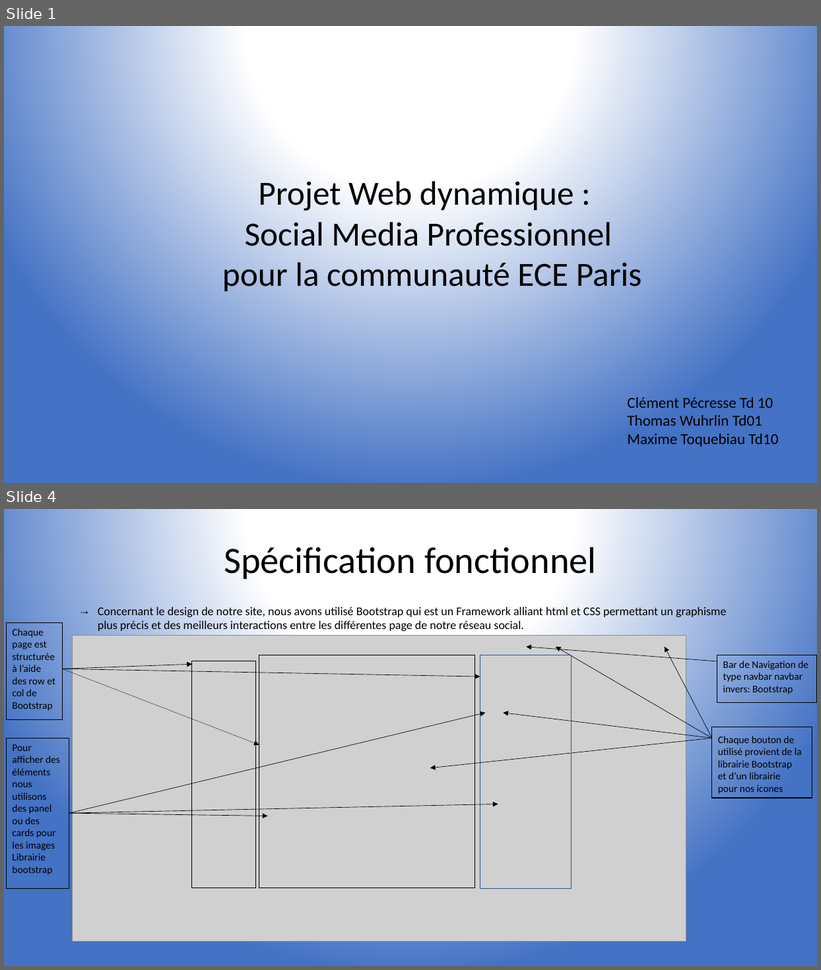
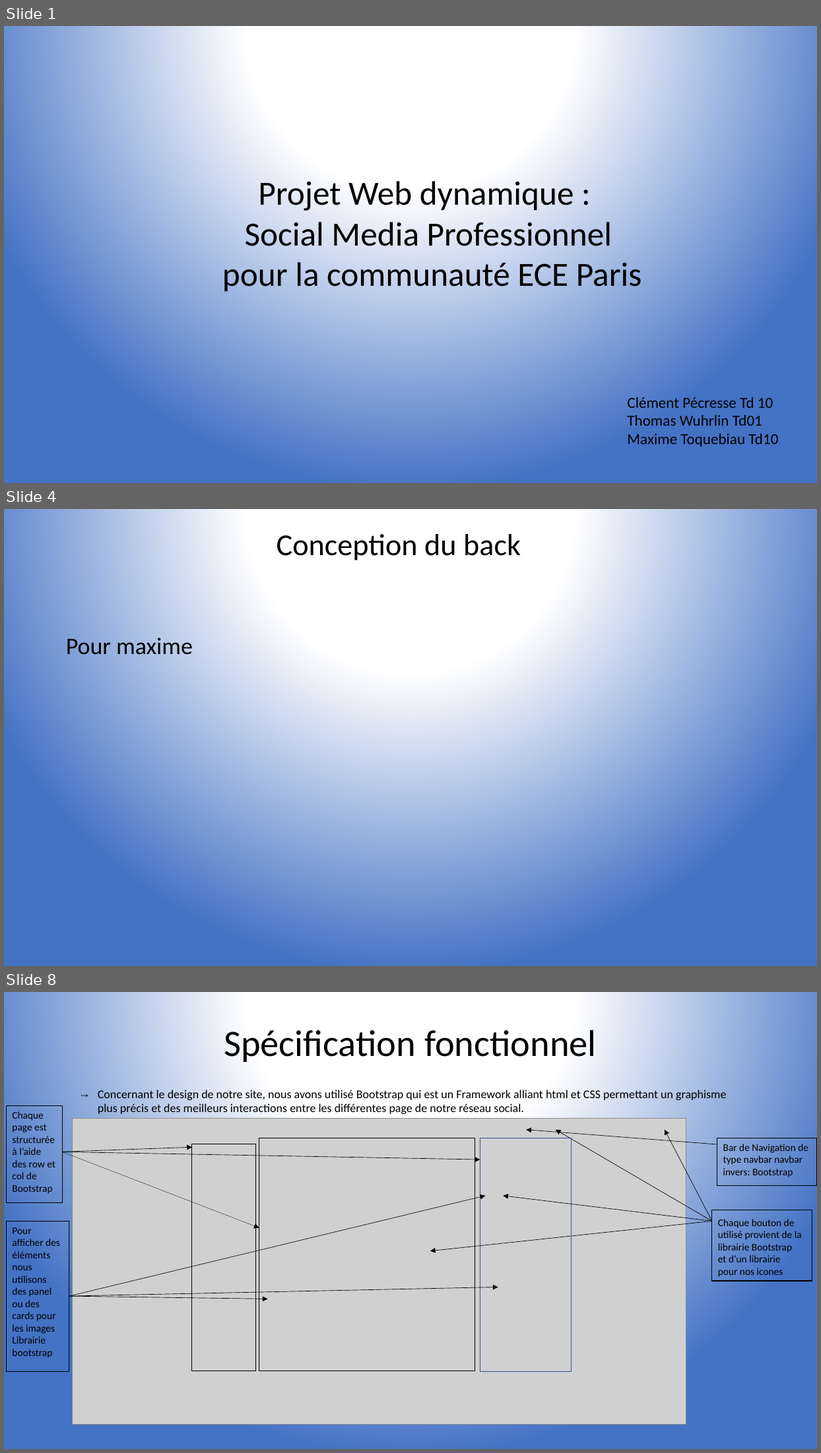
Before and after one commit to Maxtoq/ECELink, a slide deck: Présentation_finale.pptx. Shown one above the other, each under a label of ours: slides 1 and 4 before the commit, slides 1, 4 and 8 after it; the slides between them are not shown. The pictures are 821x970 and 821x1453 pixels, drawn with LibreOffice and Linux fonts; fonts in the diff are those of the drawing; grey boxes stand for pictures. Boxes give left, top, right and bottom in pixels: in the first picture for what was removed or moved away, otherwise in the second. Text is boxed around its words. In the diff, an @@ line names an element or a change of style, - is before the commit and + after.

```diff
--- a/Présentation_finale.pptx
+++ b/Présentation_finale.pptx
@@ slide 4 added at (4, 509, 817, 966), background gradient #FFFFFF to #4472C4 @@
@@ title added at (277, 534, 521, 560), 36 pt, text #000000 @@
+Conception du back
@@ text added at (66, 638, 193, 655), 28 pt, text #000000 @@
+Pour maxime
@@ what was slide 4 is now slide 8 @@
```
Also in this commit, not shown: 1 slide changed, 10 other slides added, 3 slides removed.
